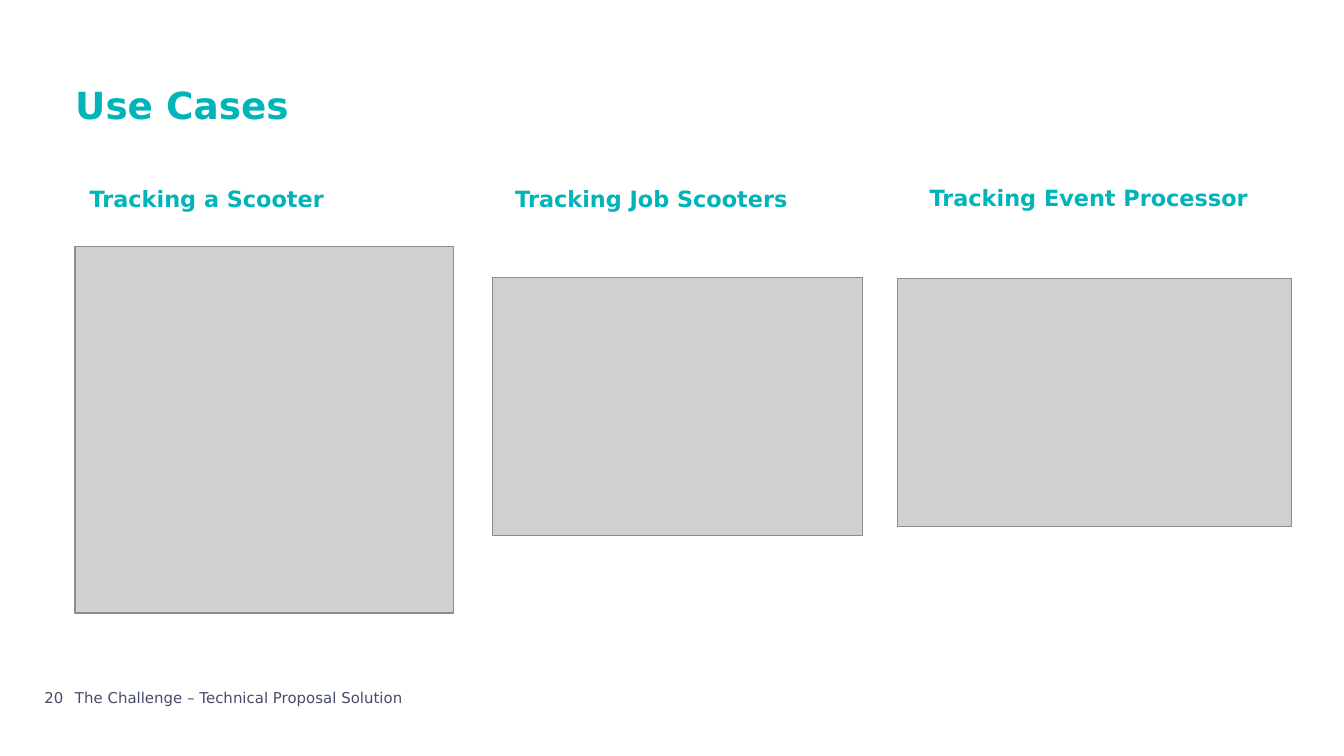
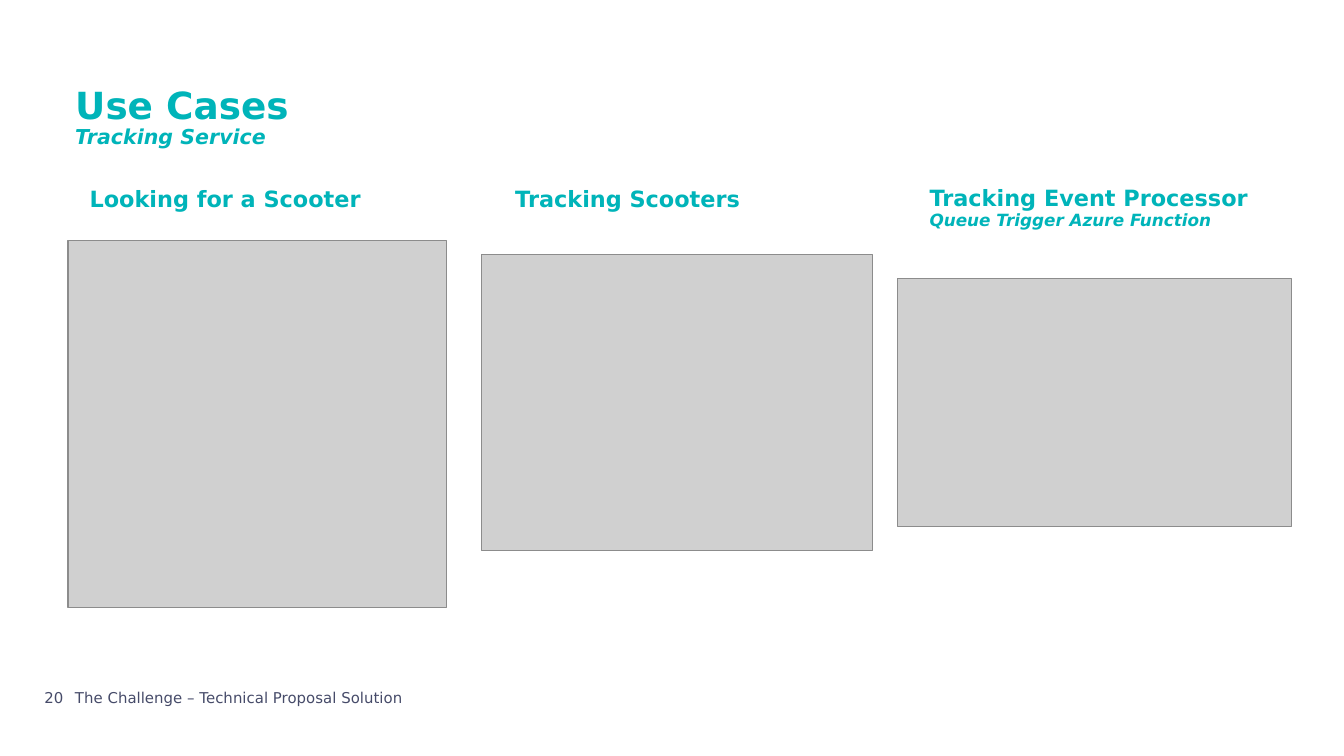
Before and after one commit to andreraica/ScooterRental, a slide deck: slide 20 of documentation/Presentation.pptx. Drawn at 1344x756 pixels with LibreOffice and Linux fonts; fonts in the diff are those of the drawing; grey boxes stand for pictures; background and template pictures are left out. Boxes give left, top, right and bottom in pixels: in the first picture for what was removed or moved away, otherwise in the second. Text is boxed around its words. In the diff, an @@ line names an element or a change of style, - is before the commit and + after.

Commit message:
Adjusting documentation and adding azure functions base

```diff
--- a/documentation/Presentation.pptx
+++ b/documentation/Presentation.pptx
@@ text at bbox=[75, 128, 265, 149]: paragraph added @@
+Tracking Service
@@ title at bbox=[90, 190, 361, 212]: text changed @@
-Tracking a Scooter
+Looking for a Scooter
@@ text at bbox=[515, 190, 740, 212]: text changed @@
-Tracking Job Scooters
+Tracking Scooters
@@ text at bbox=[930, 213, 1211, 230]: paragraph added @@
+Queue Trigger Azure Function
@@ picture: place and size @@
-picture at bbox=[75, 246, 454, 613]
+picture at bbox=[69, 241, 448, 607]
@@ picture: place and size @@
-picture at bbox=[493, 278, 863, 536]
+picture at bbox=[481, 254, 872, 551]
```
Also in this commit, not shown: 1 other slide changed, 15 other files.
